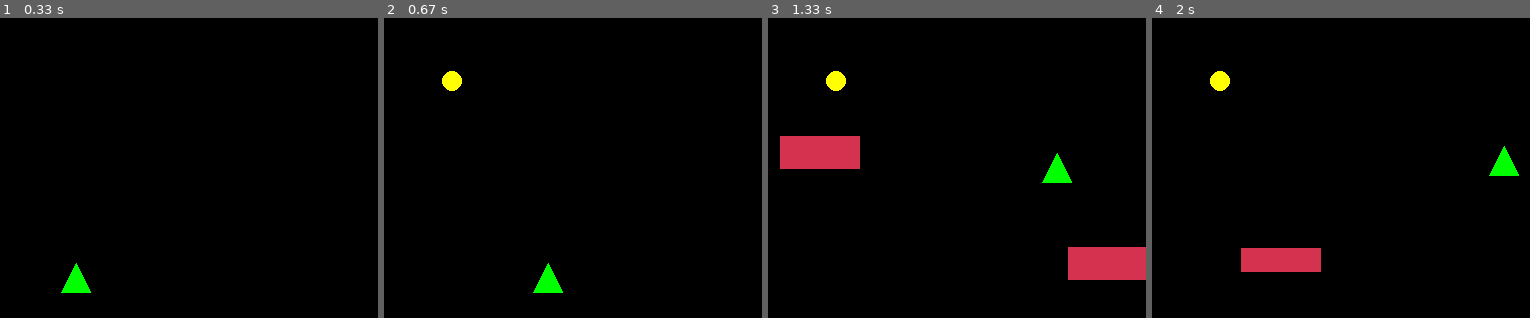
Above: before the commit, frames 1-4 (left to right).
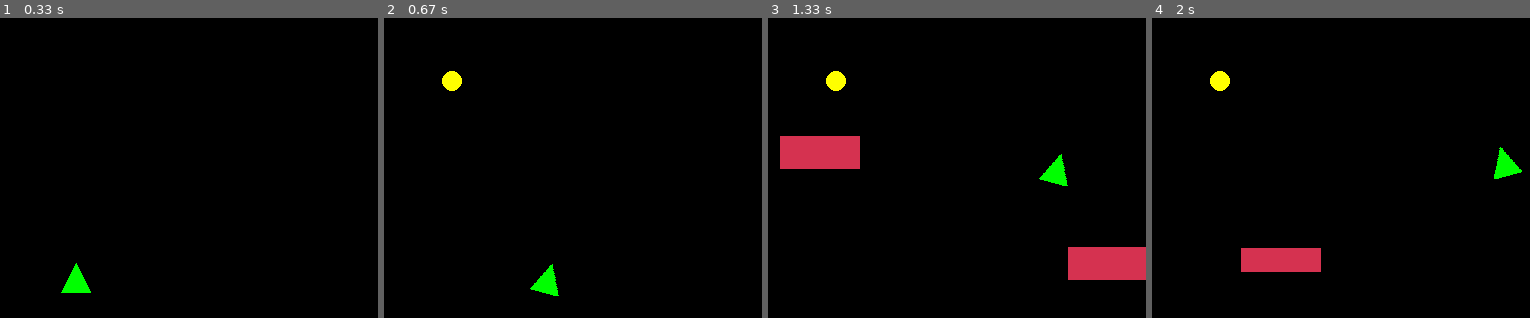
Above: after the commit, the same moments.

Repository: johnwangwyx/Dodge-The-Wall-pygame-with-STM32L4-
Game: pygame game, started from game.py
Same seed, same stepped clock (60 frames per second), same inputs: the game is played once before the commit and once after it.
Inputs:
- Up to frame 1 (0.33 s): no input
- Up to frame 2 (0.67 s): hold Right from 0.33 s (still down)
- Up to frame 3 (1.33 s): release Right at 0.8 s; hold Up 0.83-1.13 s; hold Right from 1.17 s (still down)
- Up to frame 4 (2 s): release Right at 1.63 s; hold Left from 1.67 s (still down)
The pictures show only the part of the screen within x 42-92%, y 50-100%; the shares and areas given below are measured in that part.

Frame 1 is identical in both runs. In frame 2, 0.1% of the frame differs, in the area x 38-48%, y 81-93%; in frame 3, 0.1%; in frame 4, 0.1%, in the area x 89-98%, y 42-54%.

Commit message:
Tilt player when moving left or right

Diff:
--- a/game.py
+++ b/game.py
@@ -47,19 +47,31 @@
         self.vel_x = 0  # Horizontal velocity
         self.vel_y = 0  # Vertical velocity
         self.health = 2  # Initialize health to 2
+        self.angle = 0  # Angle for rotation
+        self.original_image = self.image.copy()
 
     def update(self, keys):
         # Horizontal movement (left/right)
         if keys[pygame.K_LEFT]:
             self.vel_x -= PLAYER_ACC
-        if keys[pygame.K_RIGHT]:
+            self.angle = 15  # Tilt to the left
+        elif keys[pygame.K_RIGHT]:  # Use 'elif' so that only one condition is met at a time
             self.vel_x += PLAYER_ACC
+            self.angle = -15  # Tilt to the right
+        else:
+            self.angle = 0  # No tilt if not moving horizontally
 
         # Vertical movement (up/down)
         if keys[pygame.K_UP]:
             self.vel_y -= PLAYER_ACC
-        if keys[pygame.K_DOWN]:
+        elif keys[pygame.K_DOWN]:
             self.vel_y += PLAYER_ACC
+
+        # Rotate the triangle based on the current angle
+        self.image = pygame.transform.rotate(self.original_image, self.angle)
+
+        # Update position and bounding box
+        self.rect = self.image.get_rect(center=self.rect.center)
 
         # Apply friction to horizontal velocity
         self.vel_x += self.vel_x * FRICTION
